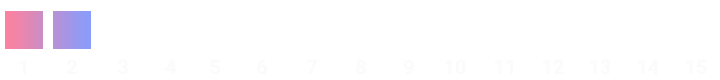
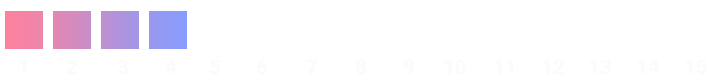
Layered file, before and after one edit (720 x 80). Changes by layer:
pixels changed over bbox(7, 11, 187, 49) (layer not identified)
